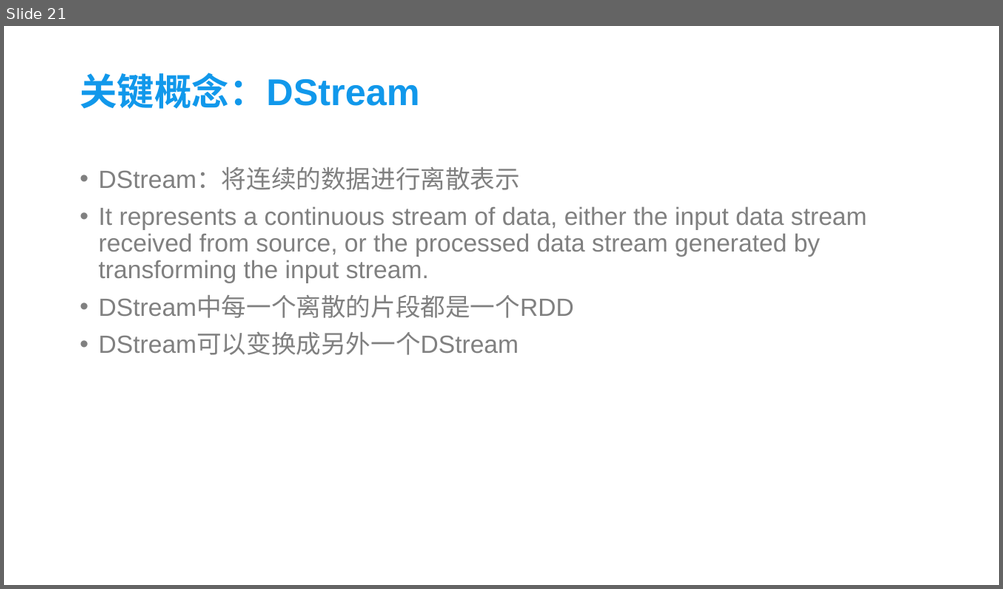
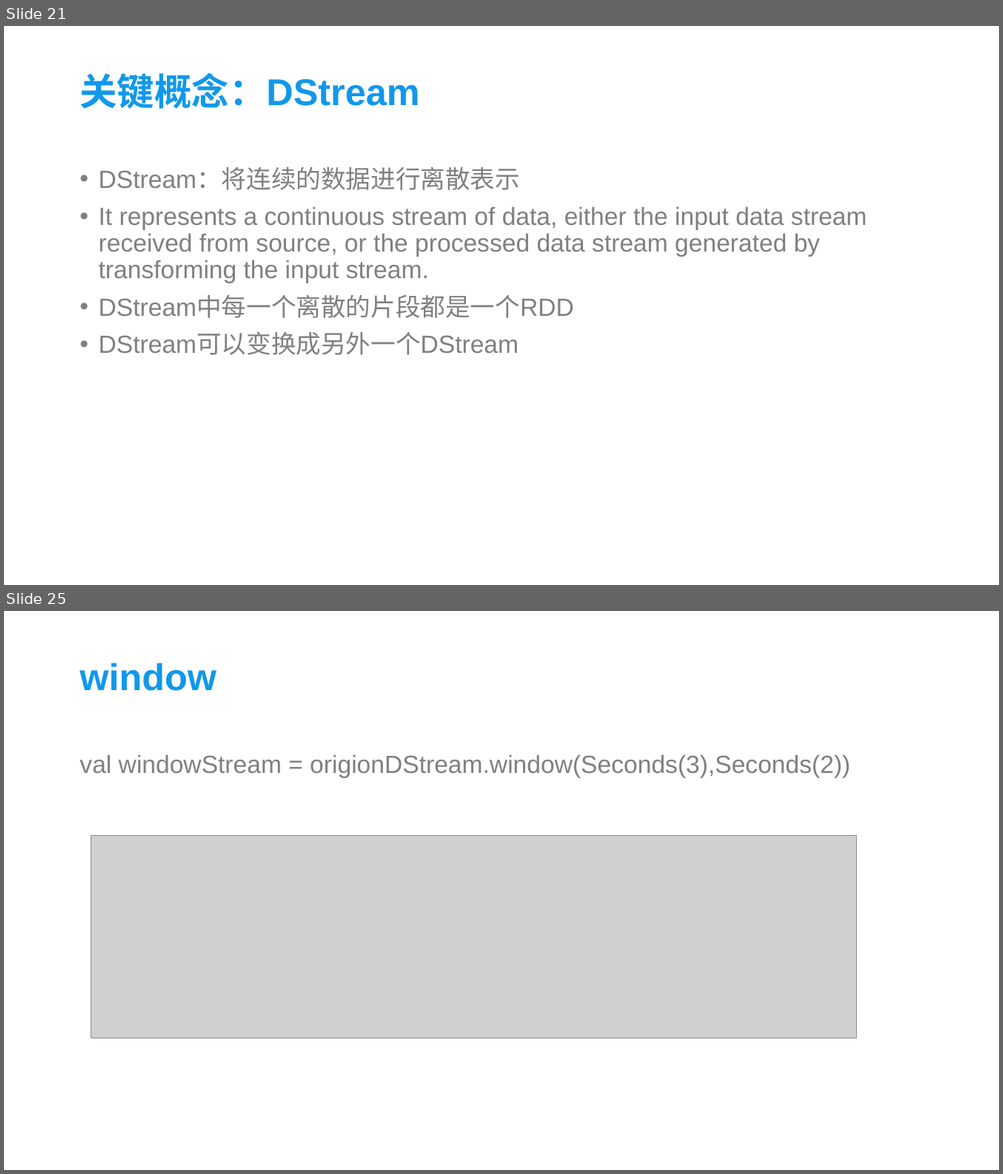
Before and after one commit to xrw560/knowledge-store, a slide deck: cusppt/spark.pptx. Shown one above the other, each under a label of ours: slide 21 before the commit, slides 21 and 25 after it; the slides between them are not shown. The pictures are 1003x589 and 1003x1174 pixels, drawn with LibreOffice and Linux fonts; fonts in the diff are those of the drawing; grey boxes stand for pictures; background and template pictures are left out. Boxes give left, top, right and bottom in pixels: in the first picture for what was removed or moved away, otherwise in the second. Text is boxed around its words. In the diff, an @@ line names an element or a change of style, - is before the commit and + after.

```diff
--- a/cusppt/spark.pptx
+++ b/cusppt/spark.pptx
@@ slide 25 added at box(4, 611, 999, 1170), background picture (left out) @@
@@ title added at box(79, 663, 216, 691), 36 pt, text #1198EB, bold @@
+window
@@ text added at box(79, 755, 850, 778), 24 pt, text #808080 @@
+val windowStream = origionDStream.window(Seconds(3),Seconds(2))
@@ picture added at box(91, 836, 856, 1039) @@
```
Also in this commit, not shown: 1 slide changed, 7 other slides added, 2 other files.
